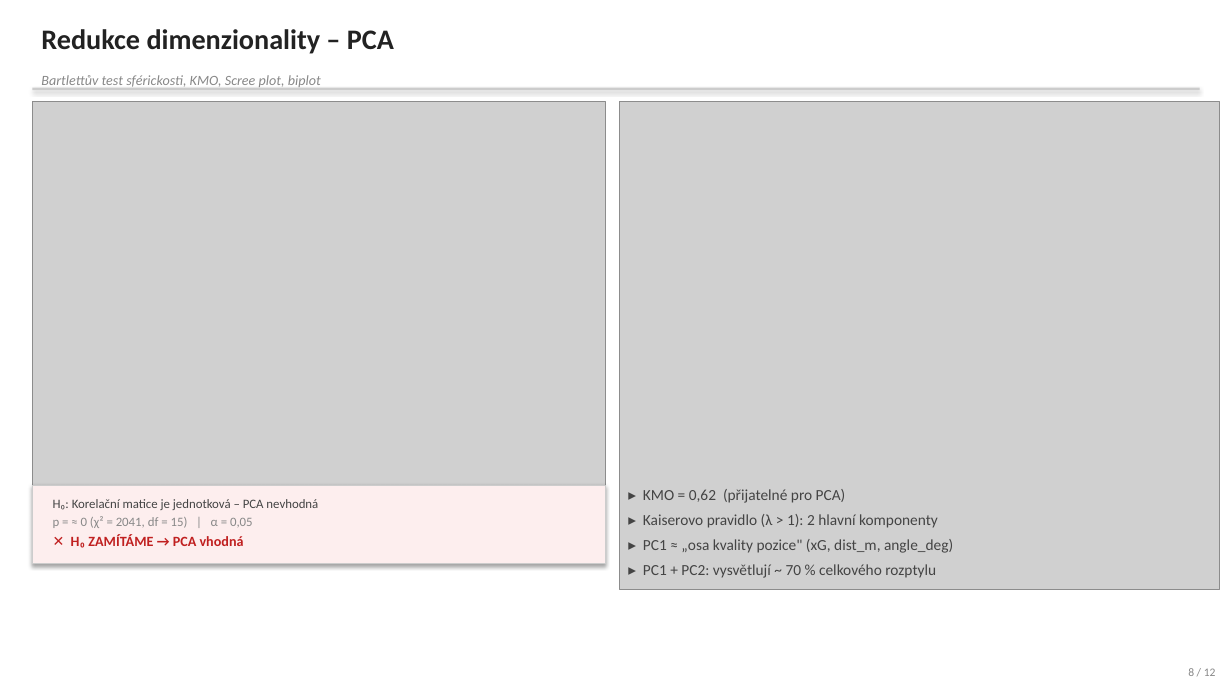
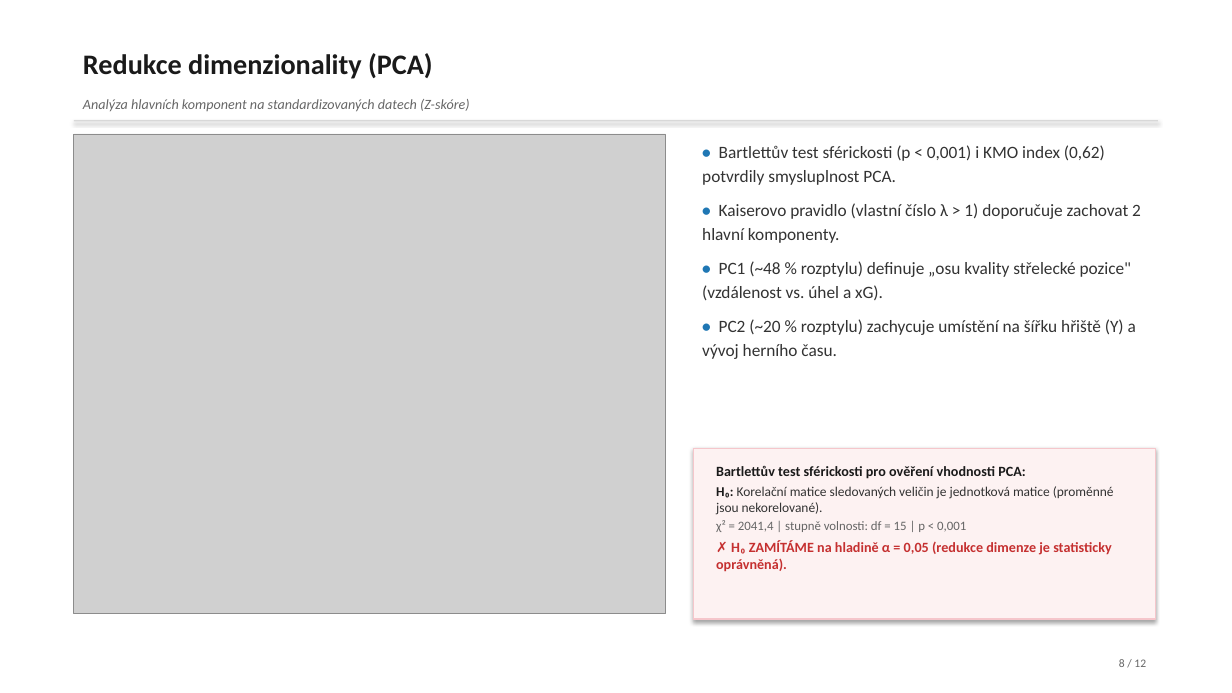
Before and after one commit to jkrejcikova/VMM_project_02, a slide deck: slide 8 of prezentace/prezentace_strelecka_uspesnost.pptx. Drawn at 1232x693 pixels with LibreOffice and Linux fonts; fonts in the diff are those of the drawing; grey boxes stand for pictures. Boxes give left, top, right and bottom in pixels: in the first picture for what was removed or moved away, otherwise in the second. Text is boxed around its words. In the diff, an @@ line names an element or a change of style, - is before the commit and + after.

```diff
--- a/prezentace/prezentace_strelecka_uspesnost.pptx
+++ b/prezentace/prezentace_strelecka_uspesnost.pptx
@@ text at bbox=[83, 53, 433, 79]: text changed; text colour #222222 to #1A1A1A @@
-Redukce dimenzionality – PCA
+Redukce dimenzionality (PCA)
@@ text at bbox=[83, 99, 470, 111]: text changed; text colour #888888 to #666666 @@
-Bartlettův test sférickosti, KMO, Scree plot, biplot
+Analýza hlavních komponent na standardizovaných datech (Z-skóre)
@@ picture removed at bbox=[619, 102, 1220, 590] @@
@@ rectangle: place and size @@
-rectangle at bbox=[32, 88, 1200, 91]
+rectangle at bbox=[74, 120, 1158, 121]
@@ rectangle at bbox=[74, 120, 1158, 121]: fill #CCCCCC to #D8D8D8 @@
@@ picture: place and size @@
-picture at bbox=[32, 102, 605, 493]
+picture at bbox=[74, 134, 665, 614]
@@ text added at bbox=[702, 145, 1141, 359], 13.5 pt, text #333333 @@
+• Bartlettův test sférickosti (p < 0,001) i KMO index (0,62) potvrdily smysluplnost PCA.
+• Kaiserovo pravidlo (vlastní číslo λ > 1) doporučuje zachovat 2 hlavní komponenty.
+• PC1 (~48 % rozptylu) definuje „osu kvality střelecké pozice" (vzdálenost vs. úhel a xG).
+• PC2 (~20 % rozptylu) zachycuje umístění na šířku hřiště (Y) a vývoj herního času.
@@ rectangle: place and size @@
-rectangle at bbox=[32, 485, 605, 564]
+rectangle at bbox=[693, 448, 1155, 619]
@@ rectangle at bbox=[693, 448, 1155, 619]: fill #FDEEEE to #FDF2F2; outline #CCCCCC 0.75 pt to #F5C6CB 1 pt @@
@@ text at bbox=[716, 466, 1114, 572]: text changed; size 10 to 11 pt; text colour #444444 to #333333; bold on @@
-H₀: Korelační matice je jednotková – PCA nevhodná
-p = ≈ 0 (χ² = 2041, df = 15) | α = 0,05
-✕ H₀ ZAMÍTÁME → PCA vhodná
+Bartlettův test sférickosti pro ověření vhodnosti PCA:
+H₀: Korelační matice sledovaných veličin je jednotková matice (proměnné jsou nekorelované).
+χ² = 2041,4 | stupně volnosti: df = 15 | p < 0,001
+✗ H₀ ZAMÍTÁME na hladině α = 0,05 (redukce dimenze je statisticky oprávněná).
@@ text removed at bbox=[643, 489, 953, 578] @@
-▸ KMO = 0,62 (přijatelné pro PCA)
-▸ Kaiserovo pravidlo (λ > 1): 2 hlavní komponenty
-▸ PC1 ≈ „osa kvality pozice" (xG, dist_m, angle_deg)
-▸ PC1 + PC2: vysvětlují ~ 70 % celkového rozptylu
@@ text "8 / 12": place and size @@
-text "8 / 12" at bbox=[1188, 668, 1216, 676]
+text "8 / 12" at bbox=[1119, 659, 1146, 667]
@@ text "8 / 12" at bbox=[1119, 659, 1146, 667]: text colour #888888 to #666666 @@
```
Also in this commit, not shown: 5 other slides changed, 6 slides added, 6 slides removed, 16 other files.
